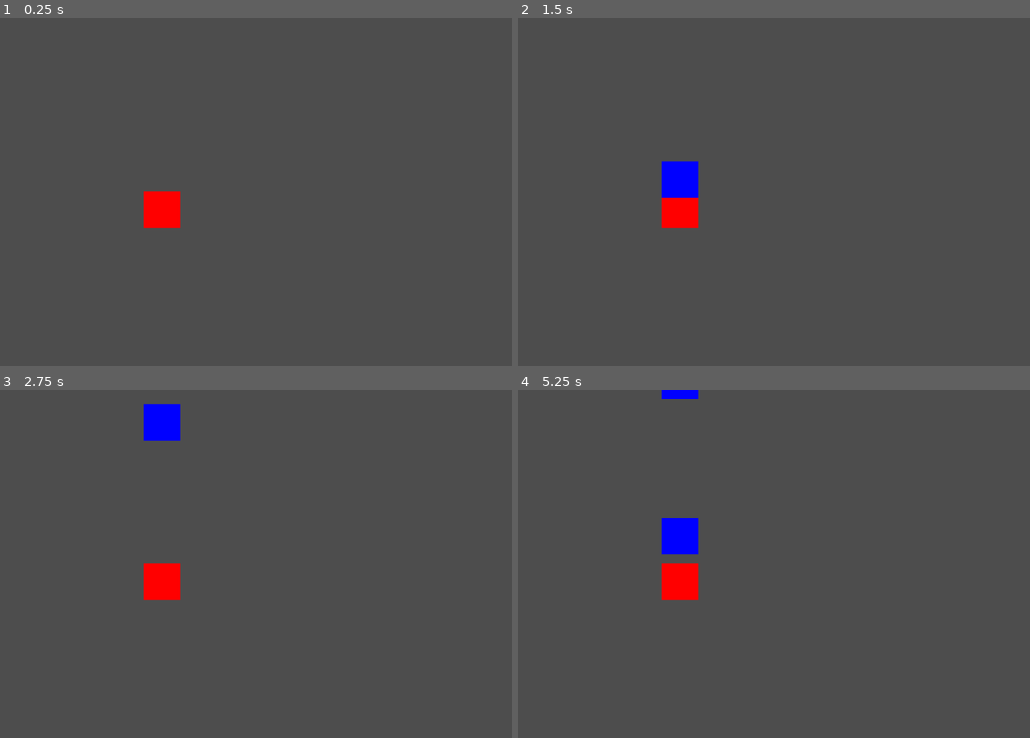
Above: before the commit, frames 1-4 (two rows, left to right).
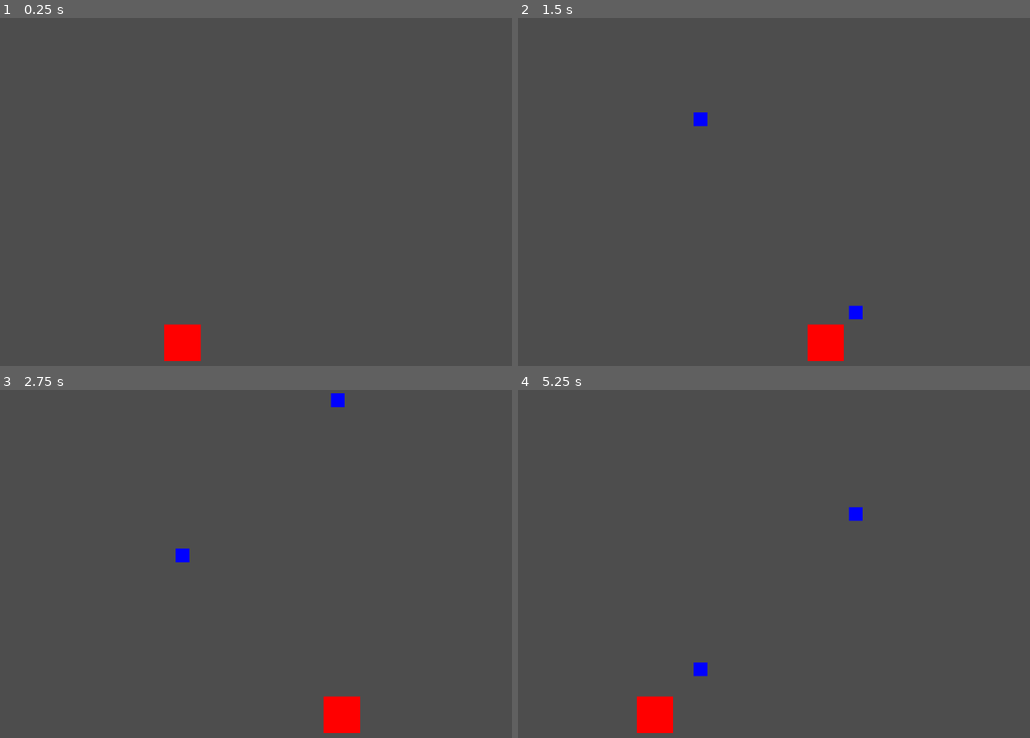
Above: after the commit, the same moments.

Repository: Roflstomp123/MRUHACKZ
Game: Godot game, scene res://Levels/temp_level.tscn
Same seed, same stepped clock (60 frames per second), same inputs: the game is played once before the commit and once after it.
Inputs:
- Up to frame 1 (0.25 s): no input
- Up to frame 2 (1.5 s): tap Enter (Finish attack) at 0.5, 1.35 s; hold Right (Move right) 0.53-1.28 s; hold Enter (Finish attack) 0.53-1.28 s; hold Left (Move left) from 1.28 s (still down)
- Up to frame 3 (2.75 s): release Left (Move left) at 2.03 s; hold Right (Move right) from 2.03 s (still down); hold Enter (Finish attack) from 2.03 s (still down)
- Up to frame 4 (5.25 s): release Enter (Finish attack) at 2.78 s; tap Enter (Finish attack) at 2.85, 4.35 s; release Right (Move right) at 3.53 s; hold Enter (Finish attack) 3.53-4.28 s; hold Left (Move left) from 3.53 s (still down); hold Enter (Finish attack) from 5.03 s (still down)

The runs differ from the first frame. In frame 1, 1.5% of the frame differs, in the area x 28-40%, y 49-99%; in frame 2, 2.4%; in frame 3, 2.5%; in frame 4, 2.7%, in the area x 23-68%, y 0-99%.

Commit message:
Player movement
Player movement + misc changes?

Diff:
--- a/Levels/temp_level.tscn
+++ b/Levels/temp_level.tscn
@@ -5,4 +5,4 @@
 [node name="temp_level" type="Node2D"]
 
 [node name="temp_player" parent="." instance=ExtResource("1_hq4be")]
-position = Vector2(537, 337)
+position = Vector2(573, 571)
--- a/Player/Attacks/PlayerAttack.tscn
+++ b/Player/Attacks/PlayerAttack.tscn
@@ -3,6 +3,7 @@
 [ext_resource type="Script" path="res://Player/Attacks/PlayerAttack.gd" id="1_2x51w"]
 
 [sub_resource type="CircleShape2D" id="CircleShape2D_mvgm5"]
+radius = 20.67
 
 [sub_resource type="SpriteFrames" id="SpriteFrames_skgir"]
 
@@ -11,6 +12,8 @@
 
 [sub_resource type="GradientTexture2D" id="GradientTexture2D_tcwkn"]
 gradient = SubResource("Gradient_c6j81")
+width = 24
+height = 24
 
 [node name="Projectile" type="Area2D"]
 collision_layer = 256
--- a/Player/temp_player.gd
+++ b/Player/temp_player.gd
@@ -5,22 +5,35 @@
 @onready var projectles_parent: Node2D = $ProjectlesParent
 
 
+
 # Not sure how to organize the modifiers.
 # Just having them in a dictionary would be good, but that also makes customizability harder.
 # Just moving all of that to the modifier _init, though this is not necesserally the greatest idea.
 
-
+## Attack
+var attack_cooldown:float = 0 #in secconds
+var attack_cooldown_max:float = 0.2
 #NOTE:
 #this is kept always and built as you add shortcuts
 #once you fire, a projectile is created and the modifier is applied to it
 #The modifier is then reset for the next projectile.
 var current_modifier:AttackModifier = AttackModifier.new()
 
+## Attack Modifiers #export?
+var size_increase_modifier:float = 0.2 #scale of projectile
+var speed_increase_modifier:float = 100 #pixels/second ??
+
+## Movement
+var move_direction:Vector2
+var move_speed:float = 400
+
+
 func _input(event: InputEvent) -> void:
 
+	## Movement handled inside of process because that's eaiser.
+
 	## Committing to an attack
-	if event.is_action_pressed("ui_accept"):#event.is_action_pressed("Finish attack") or :
-		print("Aaaaaaa")
+	if event.is_action_pressed("Finish attack") and attack_cooldown < 0:
 		var new_projectile:PlayerAttack = player_attack.instantiate()
 		projectles_parent.add_child(new_projectile)
 		#Done since projectiles_parent is a canvas item.
@@ -29,12 +42,22 @@
 		new_projectile.apply_modifier(current_modifier)
 		current_modifier.reset()
 
+		attack_cooldown = attack_cooldown_max
+	## Handling modifiers
+	# Make sure to only use values that are vars at the top so it's easier to iterate.
 	if event.is_action("Enlarge attack"):
-		current_modifier.size += 1 #keep in mind this is scale
+		current_modifier.size += size_increase_modifier
 		pass
 
 
 
 func _process(delta):
+	## Movement
+	move_direction.x = Input.get_axis("Move left", "Move right")
+	velocity = move_direction * move_speed #no mult by delta  since move_and_slide should handle that.
+	move_and_slide()
+
+	## Attack
+	attack_cooldown -= delta
 
 	pass
